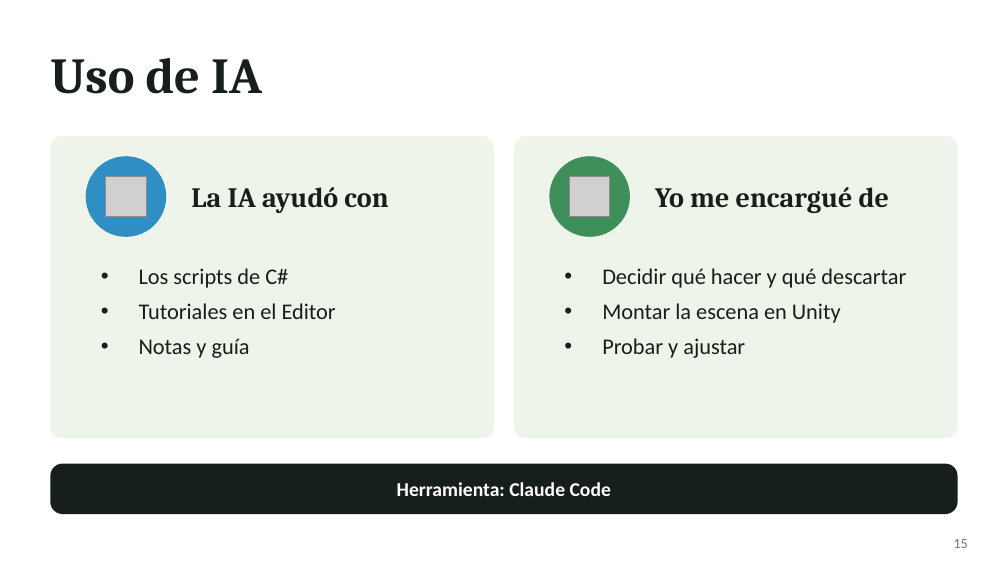
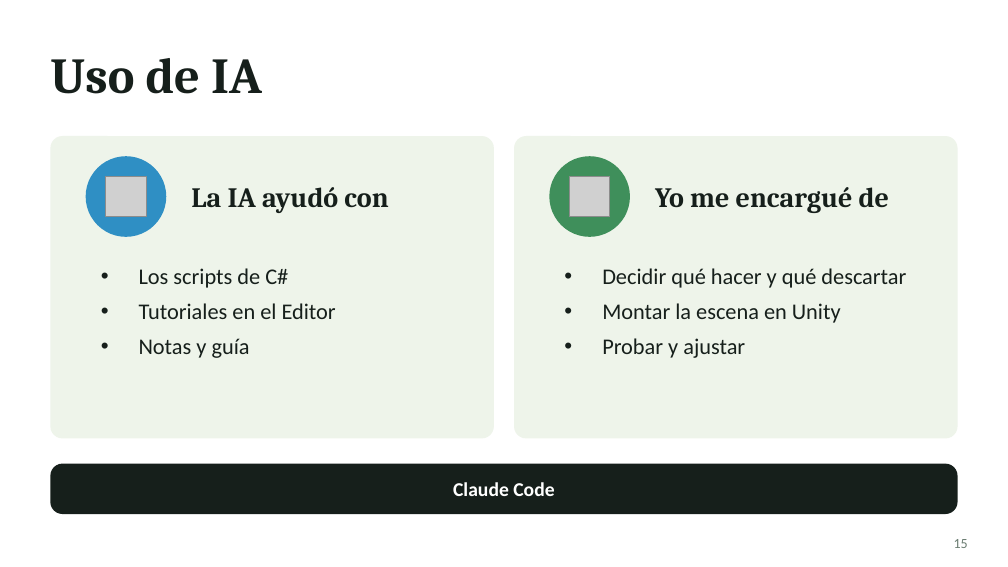
Before and after one commit to JorgeCarrascoF/SmartFarm, a slide deck: slide 15 of docs/Smart Farm - Presentación.pptx. Drawn at 1008x567 pixels with LibreOffice and Linux fonts; fonts in the diff are those of the drawing; grey boxes stand for pictures. Boxes give left, top, right and bottom in pixels: in the first picture for what was removed or moved away, otherwise in the second. Text is boxed around its words. In the diff, an @@ line names an element or a change of style, - is before the commit and + after.

```diff
--- a/docs/Smart Farm - Presentación.pptx
+++ b/docs/Smart Farm - Presentación.pptx
@@ text at (453,482,554,496): text changed @@
-Herramienta: Claude Code
+Claude Code
```
Also in this commit, not shown: 7 other slides changed, 2 other files.
